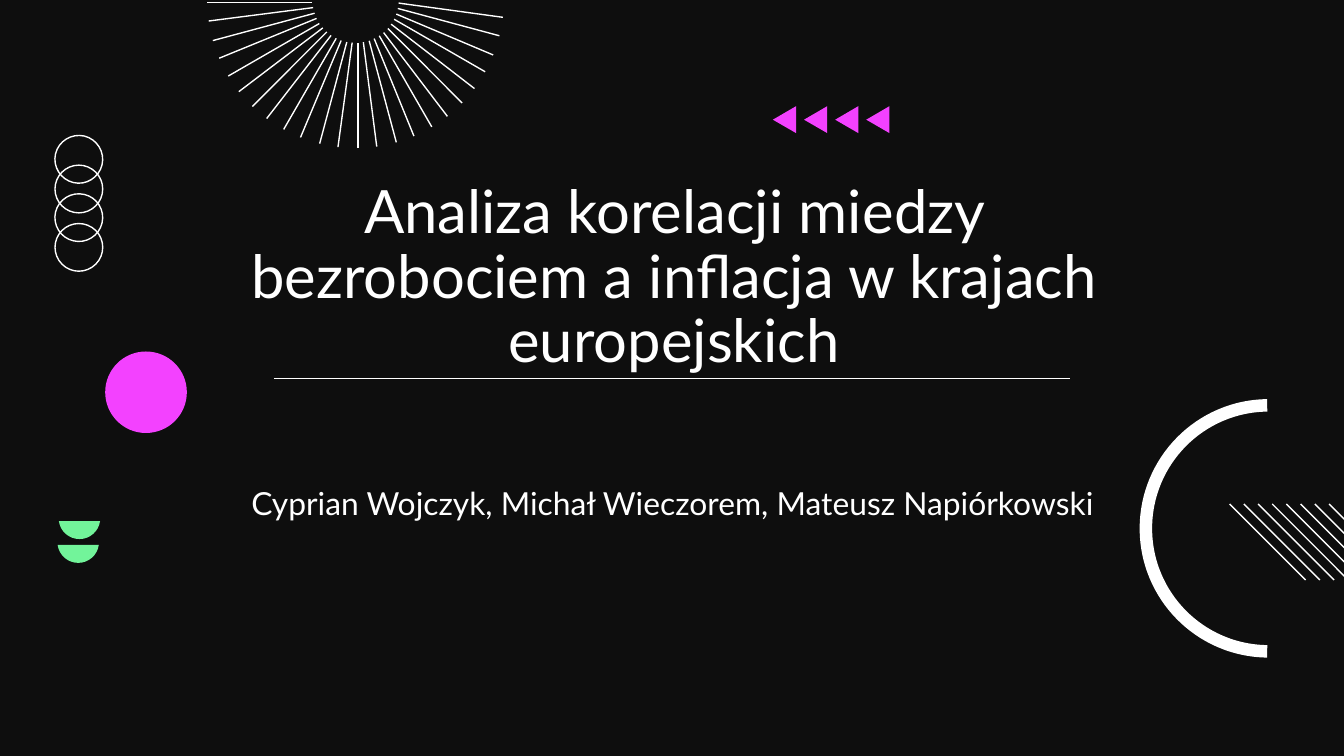
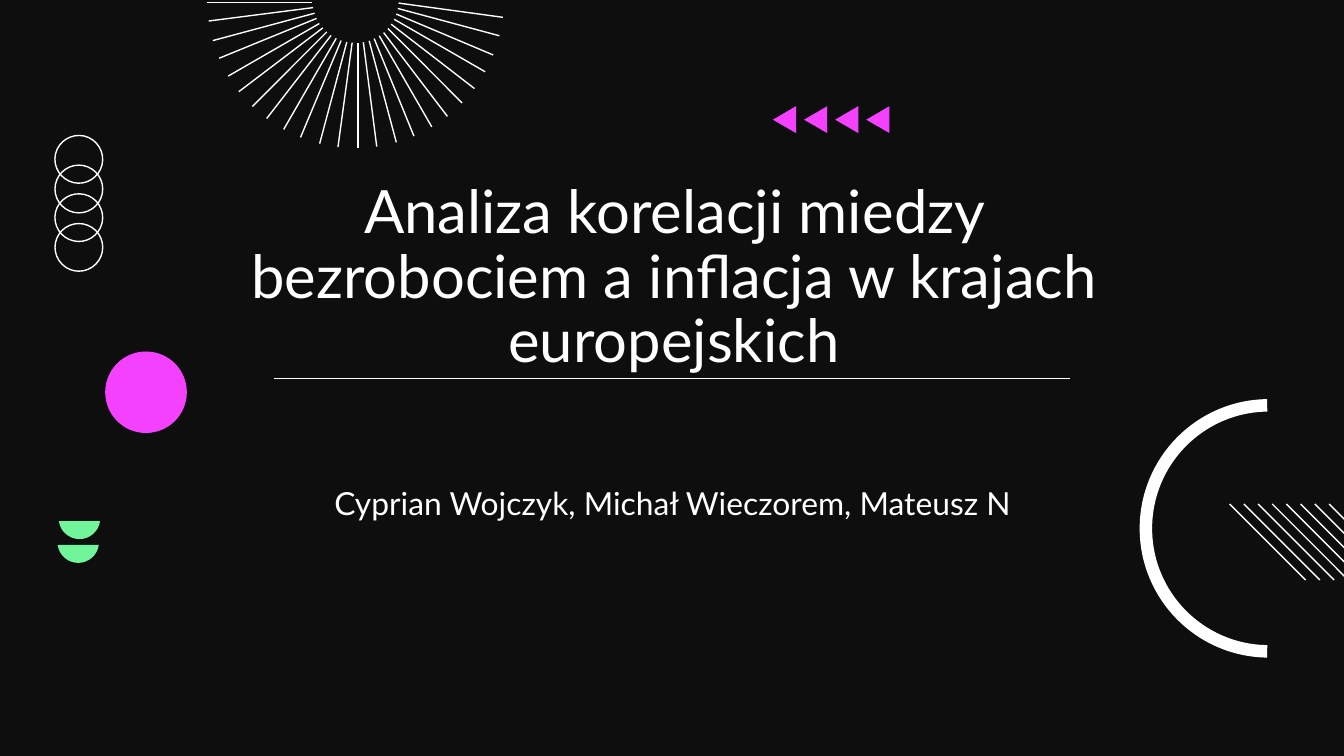
Before and after one commit to CyprianWo/AnalizaDanych-Projekt, a slide deck: slide 1 of Prezentacja_FINAL.pptx. Drawn at 1344x756 pixels with LibreOffice and Linux fonts; fonts in the diff are those of the drawing; background and template pictures are left out. Boxes give left, top, right and bottom in pixels: in the first picture for what was removed or moved away, otherwise in the second. Text is boxed around its words. In the diff, an @@ line names an element or a change of style, - is before the commit and + after.

```diff
--- a/Prezentacja_FINAL.pptx
+++ b/Prezentacja_FINAL.pptx
@@ subtitle at bbox=[334, 491, 1010, 521]: text changed @@
-Cyprian Wojczyk, Michał Wieczorem, Mateusz Napiórkowski
+Cyprian Wojczyk, Michał Wieczorem, Mateusz N
```
